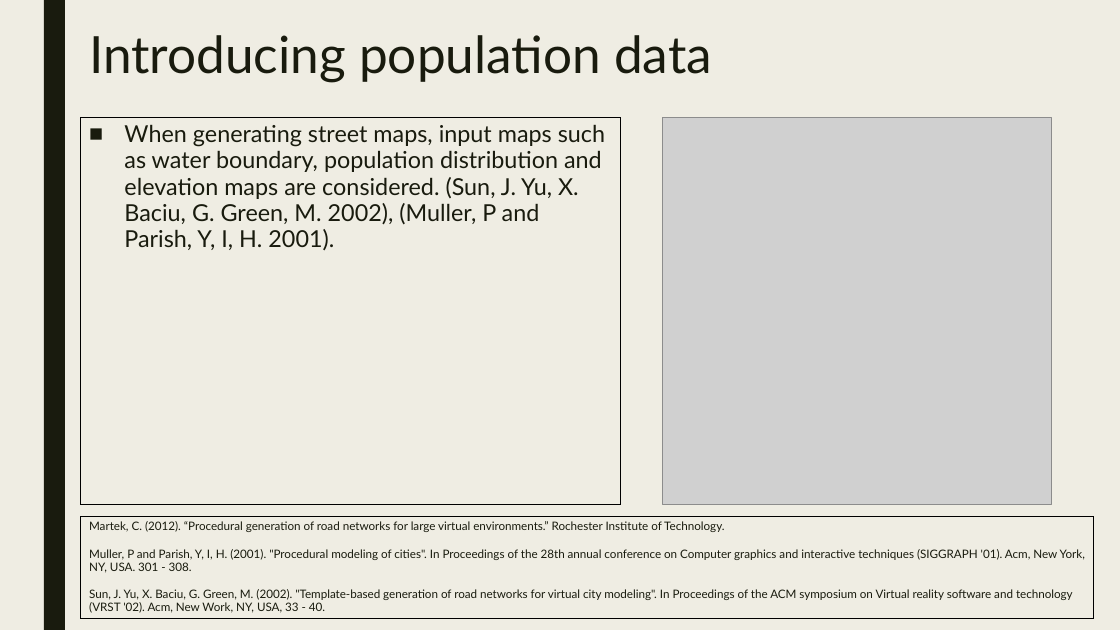
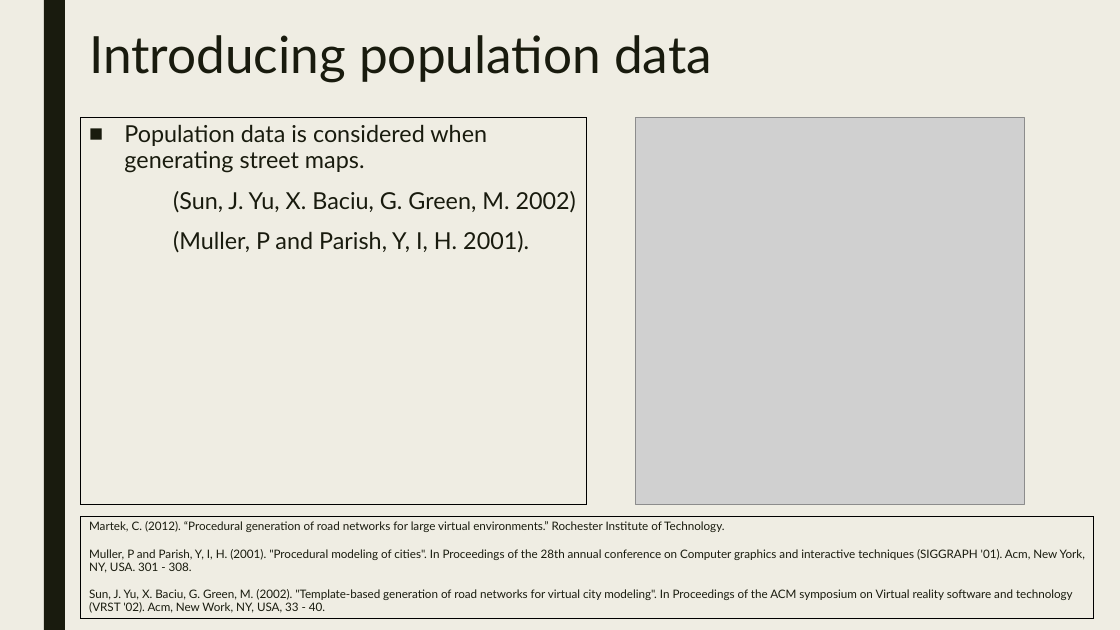
Before and after one commit to JosephBarber96/FinalProject, a slide deck: slide 5 of Presentation.pptx. Drawn at 1120x630 pixels with LibreOffice and Linux fonts; fonts in the diff are those of the drawing; grey boxes stand for pictures. Boxes give left, top, right and bottom in pixels: in the first picture for what was removed or moved away, otherwise in the second. Text is boxed around its words. In the diff, an @@ line names an element or a change of style, - is before the commit and + after.

```diff
--- a/Presentation.pptx
+++ b/Presentation.pptx
@@ text "Population data is considered when ...": place and size @@
-text "Population data is considered when ..." at bbox=[81, 117, 620, 505]
+text "Population data is considered when ..." at bbox=[81, 117, 586, 505]
@@ picture: place and size @@
-picture at bbox=[663, 118, 1051, 505]
+picture at bbox=[636, 118, 1024, 505]
@@ text at bbox=[124, 124, 576, 253]: text changed @@
-■ When generating street maps, input maps such as water boundary, population distribution and elevation maps are considered. (Sun, J. Yu, X. Baciu, G. Green, M. 2002), (Muller, P and Parish, Y, I, H. 2001).
+■ Population data is considered when generating street maps.
+(Sun, J. Yu, X. Baciu, G. Green, M. 2002)
+(Muller, P and Parish, Y, I, H. 2001).
```
Also in this commit, not shown: 8 other slides changed, 3 slides added, 3 other files.
